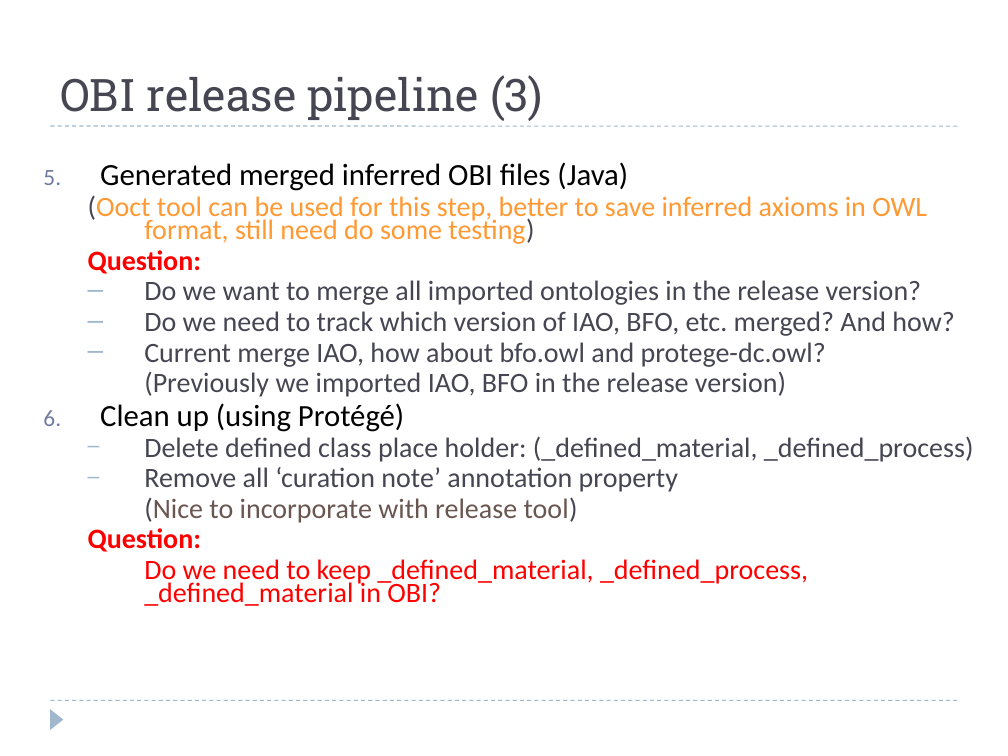
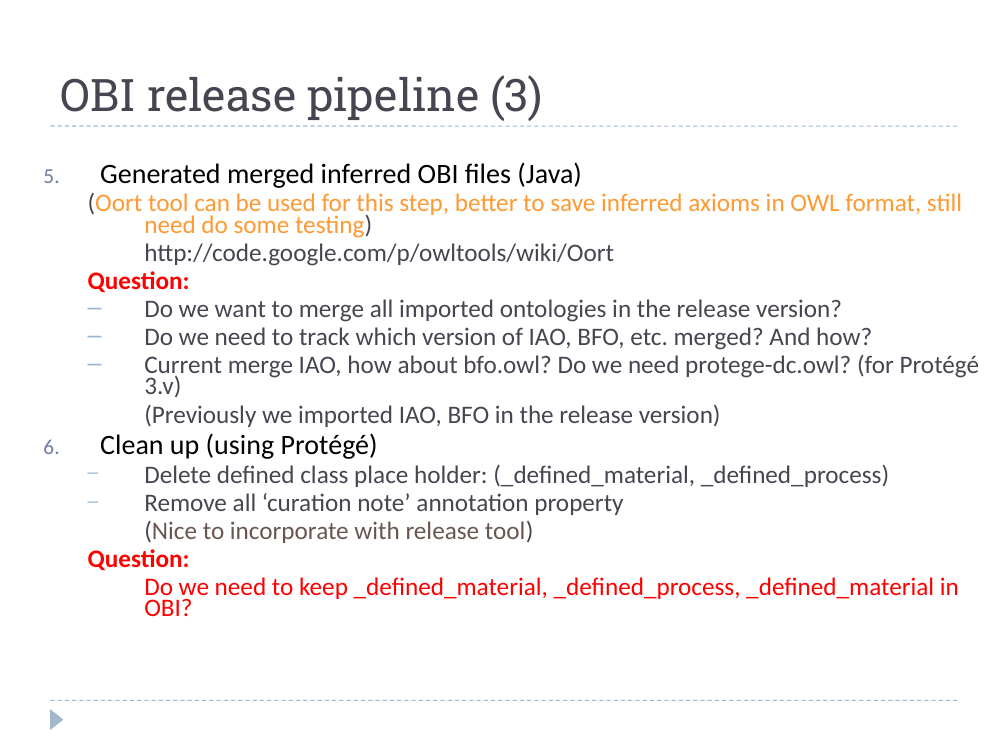
Before and after one commit to obi-ontology/obi-legacy-svn, a slide deck: slide 7 of trunk/docs/presentations/OBI workshop May 2012 Ann Arbor/OBI-tech.ppt. Drawn at 1008x756 pixels with LibreOffice and Linux fonts; fonts in the diff are those of the drawing. Boxes give left, top, right and bottom in pixels: in the first picture for what was removed or moved away, otherwise in the second. Text is boxed around its words. In the diff, an @@ line names an element or a change of style, - is before the commit and + after.

```diff
--- a/trunk/docs/presentations/OBI workshop May 2012 Ann Arbor/OBI-tech.ppt
+++ b/trunk/docs/presentations/OBI workshop May 2012 Ann Arbor/OBI-tech.ppt
@@ text at bbox=[88, 162, 959, 616]: size 22 to 20 pt in "Generated merged inferred OBI files (Java)", "Clean up (using Protégé)"; size 20 to 18 pt in "Question:", "Do we want to merge all imported ...", "Do we need to track which version ...", "(Previously we imported IAO, BFO in the ..." and 5 more places @@
@@ text at bbox=[88, 193, 962, 266]: text changed; size 20 to 18 pt @@
-  (Ooct tool can be used for this step, better to save inferred axioms in OWL format, still need do some testing)
+  (Oort tool can be used for this step, better to save inferred axioms in OWL format, still need do some testing)
+  http://code.google.com/p/owltools/wiki/Oort
@@ text at bbox=[144, 355, 979, 397]: text changed; size 20 to 18 pt @@
-  – Current merge IAO, how about bfo.owl and protege-dc.owl?
+  – Current merge IAO, how about bfo.owl? Do we need protege-dc.owl? (for Protégé 3.v)
```
Also in this commit, not shown: 3 other slides changed.
